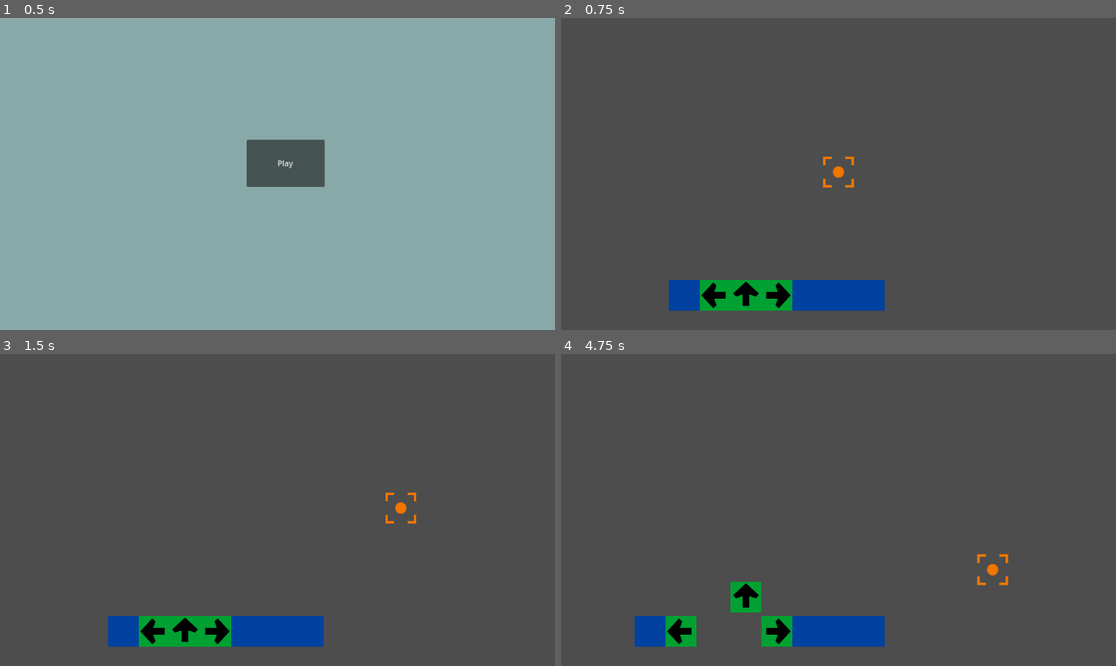
Above: before the commit, frames 1-4 (two rows, left to right).
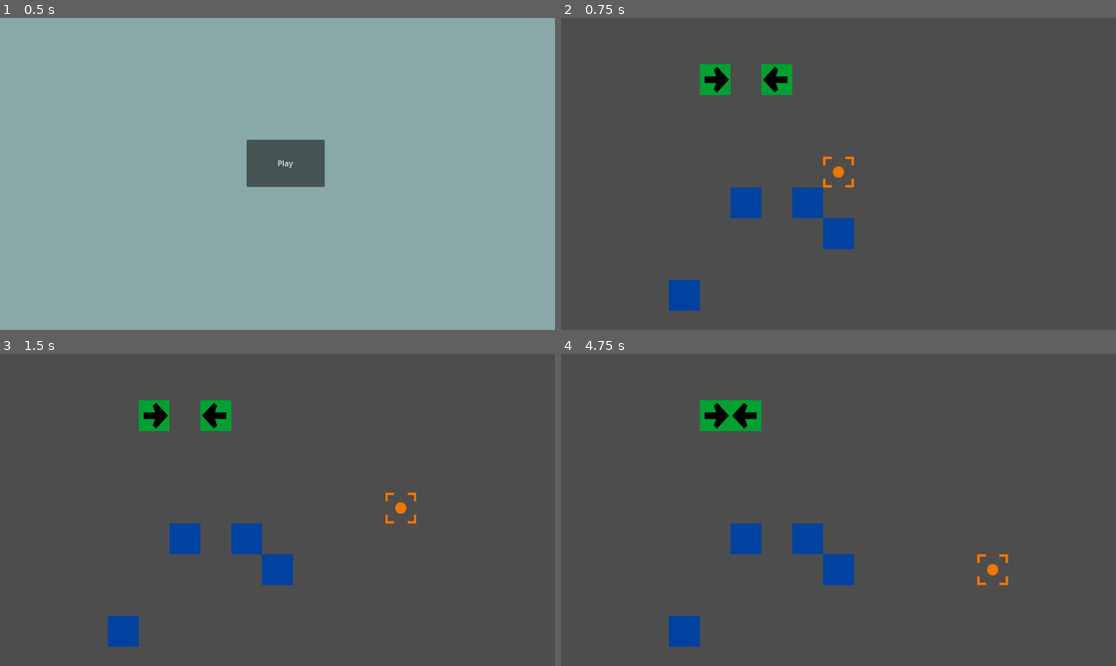
Above: after the commit, the same moments.

Repository: AthertonRoamer/CellGame
Game: Godot game, scene res://menu.tscn
Two runs of this game, one before a commit and one after it. Both use one fixed random seed, a clock stepped at 60 frames per second and the inputs below.
Inputs (mouse positions are in pixels of both pictures, inside the frame that each line leads up to):
- Up to frame 1 (0.5 s): no input
- Up to frame 2 (0.75 s): click "Play" at 0.5 s
- Up to frame 3 (1.5 s): tap Enter at 1.25 s; move the mouse to (399, 494) at 1.27 s
- Up to frame 4 (4.75 s): tap Space at 2 s; move the mouse to (727, 525) at 2.02 s; move the mouse to (894, 441) at 2.77 s; move the mouse to (810, 572) at 3.52 s; move the mouse to (1005, 556) at 4.27 s

Frame 1 is identical in both runs. In frame 2, 6.0% of the frame differs, in the area x 25-59%, y 14-94%; in frame 3, 6.0%; in frame 4, 6.7%, in the area x 13-59%, y 14-94%.

Commit message:
Fixed mover glitches

Diff:
--- a/CellGame/cells/cell.gd
+++ b/CellGame/cells/cell.gd
@@ -41,6 +41,7 @@
 
 func push(direction : Vector2) -> void: #push is meant to be called to non-mover cells who are pushed
 	change_position(cell_position + direction)
+#	print(name + " was pushed")
 
 func cleanup():
 	Data.current_layout.erase(cell_position)
--- /dev/null
+++ b/CellGame/selector.tscn
@@ -0,0 +1,8 @@
+[gd_scene load_steps=3 format=3 uid="uid://cxgjohtrreoky"]
+
+[ext_resource type="Texture2D" uid="uid://b341jygvl0arh" path="res://art/filler_selector.png" id="1_31mc7"]
+[ext_resource type="Script" path="res://world/selector.gd" id="2_ppruf"]
+
+[node name="Selector" type="Sprite2D"]
+texture = ExtResource("1_31mc7")
+script = ExtResource("2_ppruf")
--- a/CellGame/world.tscn
+++ b/CellGame/world.tscn
@@ -1,42 +1,34 @@
-[gd_scene load_steps=6 format=3 uid="uid://c7tfm4d68kv7b"]
+[gd_scene load_steps=5 format=3 uid="uid://c7tfm4d68kv7b"]
 
 [ext_resource type="Script" path="res://world/world.gd" id="1_8u1rj"]
 [ext_resource type="PackedScene" uid="uid://cw0bfdkvq5u88" path="res://mover_cell.tscn" id="2_u507c"]
 [ext_resource type="PackedScene" uid="uid://bawd4mgcqb0y1" path="res://blank_cell.tscn" id="3_6w2iy"]
-[ext_resource type="Texture2D" uid="uid://b341jygvl0arh" path="res://art/filler_selector.png" id="4_rs1r7"]
-[ext_resource type="Script" path="res://world/selector.gd" id="5_6gf0o"]
+[ext_resource type="PackedScene" uid="uid://cxgjohtrreoky" path="res://selector.tscn" id="4_m6we1"]
 
 [node name="World" type="Node2D"]
 script = ExtResource("1_8u1rj")
 
-[node name="MoverCell13" parent="." instance=ExtResource("2_u507c")]
-position = Vector2(448, 576)
-
 [node name="MoverCell14" parent="." instance=ExtResource("2_u507c")]
-position = Vector2(320, 576)
+position = Vector2(448, 128)
 mover_direction = Vector2(-1, 0)
 
 [node name="MoverCell17" parent="." instance=ExtResource("2_u507c")]
-position = Vector2(384, 576)
-mover_direction = Vector2(0, -1)
+position = Vector2(320, 128)
 
 [node name="BlankCell7" parent="." instance=ExtResource("3_6w2iy")]
 position = Vector2(256, 576)
 
 [node name="BlankCell9" parent="." instance=ExtResource("3_6w2iy")]
-position = Vector2(640, 576)
+position = Vector2(576, 448)
 
 [node name="BlankCell10" parent="." instance=ExtResource("3_6w2iy")]
-position = Vector2(576, 576)
+position = Vector2(512, 384)
 
 [node name="BlankCell11" parent="." instance=ExtResource("3_6w2iy")]
-position = Vector2(512, 576)
-
+position = Vector2(384, 384)
 
 [node name="ChangeTimer" type="Timer" parent="."]
 
-[node name="Selector" type="Sprite2D" parent="."]
-texture = ExtResource("4_rs1r7")
-script = ExtResource("5_6gf0o")
+[node name="Selector" parent="." instance=ExtResource("4_m6we1")]
 
 [connection signal="timeout" from="ChangeTimer" to="." method="_on_change_timer_timeout"]
--- a/CellGame/world/world.gd
+++ b/CellGame/world/world.gd
@@ -13,38 +13,185 @@
 
 func evaluate_cells():
 	#evaluate mover cells
+	#phase: mover cells going up
 	var past_layout := Data.current_layout.duplicate() #dictionarys are always passed by reference so must use duplicate()
 	for cell_pos in past_layout:
 		var cell = past_layout[cell_pos]
-		if cell is MoverCell:
-			#add logic to see if cell can move here
-
-			#compute strength and weight
-			var strength := 1
-			var weight := 0
-			var strength_behind := 1
-#			var strength_ahead := 0
-			#look backward
-			var past_space = cell_pos - cell.mover_direction
-			while(past_layout.has(past_space) and past_layout[past_space] is MoverCell and past_layout[past_space].mover_direction == cell.mover_direction):
-				strength += 1
-				strength_behind += 1
-				past_space -= cell.mover_direction
-			#look forward
-			var next_space = cell_pos + cell.mover_direction
-			var end_strength = false
-			while(past_layout.has(next_space) and past_layout[next_space] is Cell):
-				if past_layout[next_space] is MoverCell and past_layout[next_space].mover_direction == cell.mover_direction and !end_strength:
-					strength += 1
-#					strength_ahead += 1
-				else:
-					end_strength = true
-					weight += 1
-					if weight > strength and end_strength:
-						break
-				next_space += cell.mover_direction
-			#reset looking forward
-			next_space = cell_pos + cell.mover_direction * strength
+		if cell is MoverCell and cell.mover_direction == Vector2.UP:
+			#add logic to see if cell can move here
+
+			#compute strength and weight
+			var strength := 1
+			var weight := 0
+			var strength_behind := 1
+			var stocked := 0
+#			var strength_ahead := 0
+			#look backward
+			var past_space = cell_pos - cell.mover_direction
+			while(past_layout.has(past_space) and past_layout[past_space] is MoverCell and past_layout[past_space].mover_direction == cell.mover_direction):
+				strength += 1
+				strength_behind += 1
+				past_space -= cell.mover_direction
+			#look forward
+			var next_space = cell_pos + cell.mover_direction
+			var end_strength = false
+			while(past_layout.has(next_space) and past_layout[next_space] is Cell):
+				if past_layout[next_space] is MoverCell and past_layout[next_space].mover_direction == cell.mover_direction:
+					if end_strength:
+						stocked += 1 #this needs to be adjusted if we add wall cells
+					else:
+						strength += 1
+#						strength_ahead += 1
+				else:
+					end_strength = true
+					if stocked > 0:
+						stocked -= 1
+					else:
+						weight += 1
+					if weight > strength and end_strength:
+						break
+				next_space += cell.mover_direction
+			#reset looking forward
+			next_space = cell_pos + cell.mover_direction * strength
+			#preform final check based on accumulated data and move/push if applicable
+			if weight <= strength:
+				if past_layout.has(next_space) and past_layout[next_space] is Cell and weight >= strength_behind:
+					past_layout[next_space].push(cell.mover_direction)
+				cell.move()
+
+	#phase: mover cells going down
+	past_layout = Data.current_layout.duplicate() #dictionarys are always passed by reference so must use duplicate()
+	for cell_pos in past_layout:
+		var cell = past_layout[cell_pos]
+		if cell is MoverCell and cell.mover_direction == Vector2.DOWN:
+			#add logic to see if cell can move here
+
+			#compute strength and weight
+			var strength := 1
+			var weight := 0
+			var strength_behind := 1
+			var stocked := 0
+#			var strength_ahead := 0
+			#look backward
+			var past_space = cell_pos - cell.mover_direction
+			while(past_layout.has(past_space) and past_layout[past_space] is MoverCell and past_layout[past_space].mover_direction == cell.mover_direction):
+				strength += 1
+				strength_behind += 1
+				past_space -= cell.mover_direction
+			#look forward
+			var next_space = cell_pos + cell.mover_direction
+			var end_strength = false
+			while(past_layout.has(next_space) and past_layout[next_space] is Cell):
+				if past_layout[next_space] is MoverCell and past_layout[next_space].mover_direction == cell.mover_direction:
+					if end_strength:
+						stocked += 1 #this needs to be adjusted if we add wall cells
+					else:
+						strength += 1
+#						strength_ahead += 1
+				else:
+					end_strength = true
+					if stocked > 0:
+						stocked -= 1
+					else:
+						weight += 1
+					if weight > strength and end_strength:
+						break
+				next_space += cell.mover_direction
+			#reset looking forward
+			next_space = cell_pos + cell.mover_direction * strength
+			#preform final check based on accumulated data and move/push if applicable
+			if weight <= strength:
+				if past_layout.has(next_space) and past_layout[next_space] is Cell and weight >= strength_behind:
+					past_layout[next_space].push(cell.mover_direction)
+				cell.move()
+
+	#phase: mover cells going right
+	past_layout = Data.current_layout.duplicate() #dictionarys are always passed by reference so must use duplicate()
+	for cell_pos in past_layout:
+		var cell = past_layout[cell_pos]
+		if cell is MoverCell and cell.mover_direction == Vector2.RIGHT:
+			#add logic to see if cell can move here
+
+			#compute strength and weight
+			var strength := 1
+			var weight := 0
+			var strength_behind := 1
+			var stocked := 0
+#			var strength_ahead := 0
+			#look backward
+			var past_space = cell_pos - cell.mover_direction
+			while(past_layout.has(past_space) and past_layout[past_space] is MoverCell and past_layout[past_space].mover_direction == cell.mover_direction):
+				strength += 1
+				strength_behind += 1
+				past_space -= cell.mover_direction
+			#look forward
+			var next_space = cell_pos + cell.mover_direction
+			var end_strength = false
+			while(past_layout.has(next_space) and past_layout[next_space] is Cell):
+				if past_layout[next_space] is MoverCell and past_layout[next_space].mover_direction == cell.mover_direction:
+					if end_strength:
+						stocked += 1 #this needs to be adjusted if we add wall cells
+					else:
+						strength += 1
+#						strength_ahead += 1
+				else:
+					end_strength = true
+					if stocked > 0:
+						stocked -= 1
+					else:
+						weight += 1
+					if weight > strength and end_strength:
+						break
+				next_space += cell.mover_direction
+			#reset looking forward
+			next_space = cell_pos + cell.mover_direction * strength
+			#preform final check based on accumulated data and move/push if applicable
+			if weight <= strength:
+				if past_layout.has(next_space) and past_layout[next_space] is Cell and weight >= strength_behind:
+					past_layout[next_space].push(cell.mover_direction)
+				cell.move()
+
+	#phase: mover cells going left
+	past_layout = Data.current_layout.duplicate() #dictionarys are always passed by reference so must use duplicate()
+	for cell_pos in past_layout:
+		var cell = past_layout[cell_pos]
+		if cell is MoverCell and cell.mover_direction == Vector2.LEFT:
+			#add logic to see if cell can move here
+
+			#compute strength and weight
+			var strength := 1
+			var weight := 0
+			var strength_behind := 1
+			var stocked := 0
+#			var strength_ahead := 0
+			#look backward
+			var past_space = cell_pos - cell.mover_direction
+			while(past_layout.has(past_space) and past_layout[past_space] is MoverCell and past_layout[past_space].mover_direction == cell.mover_direction):
+				strength += 1
+				strength_behind += 1
+				past_space -= cell.mover_direction
+			#look forward
+			var next_space = cell_pos + cell.mover_direction
+			var end_strength = false
+			while(past_layout.has(next_space) and past_layout[next_space] is Cell):
+				if past_layout[next_space] is MoverCell and past_layout[next_space].mover_direction == cell.mover_direction:
+					if end_strength:
+						stocked += 1 #this needs to be adjusted if we add wall cells
+					else:
+						strength += 1
+#						strength_ahead += 1
+				else:
+					end_strength = true
+					if stocked > 0:
+						stocked -= 1
+					else:
+						weight += 1
+					if weight > strength and end_strength:
+						break
+				next_space += cell.mover_direction
+			#reset looking forward
+			next_space = cell_pos + cell.mover_direction * strength
+			#preform final check based on accumulated data and move/push if applicable
 			if weight <= strength:
 				if past_layout.has(next_space) and past_layout[next_space] is Cell and weight >= strength_behind:
 					past_layout[next_space].push(cell.mover_direction)
